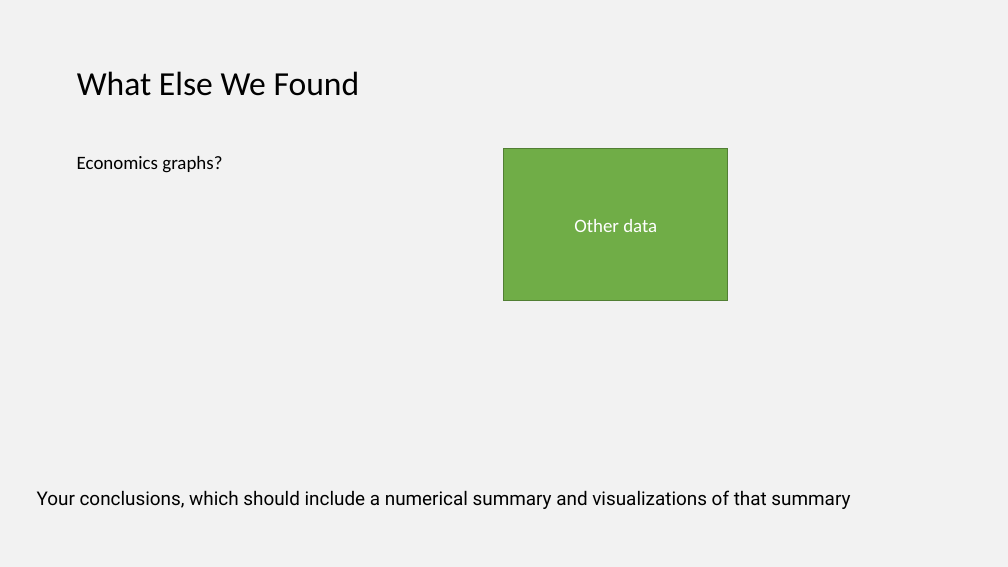
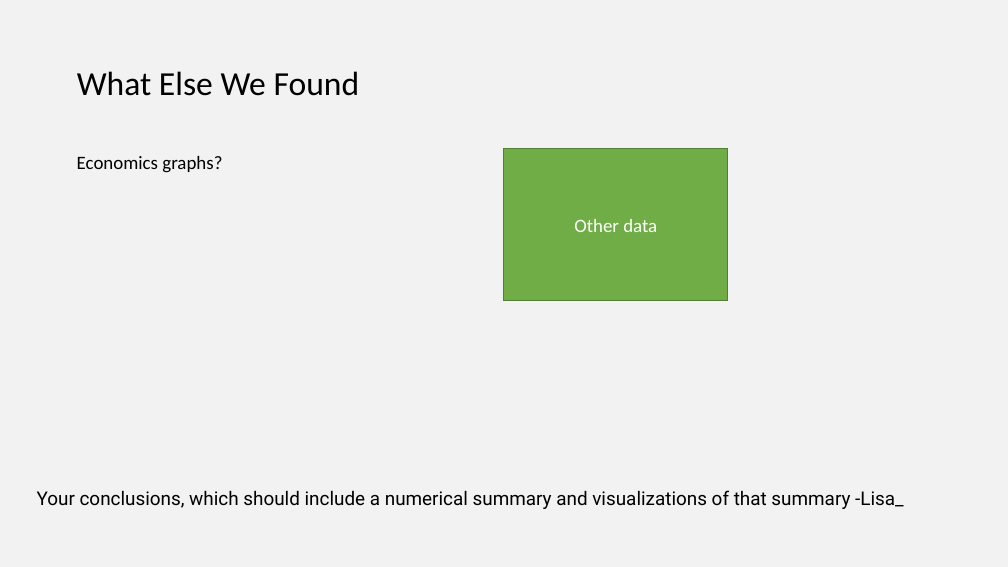
Before and after one commit to saronraut/Human-Trafficking-Awareness, a slide deck: slide 7 of Human Trafficking.pptx. Drawn at 1008x567 pixels with LibreOffice and Linux fonts; fonts in the diff are those of the drawing. Boxes give left, top, right and bottom in pixels: in the first picture for what was removed or moved away, otherwise in the second. Text is boxed around its words. In the diff, an @@ line names an element or a change of style, - is before the commit and + after.

```diff
--- a/Human Trafficking.pptx
+++ b/Human Trafficking.pptx
@@ text at (37,490,904,509): text changed @@
-Your conclusions, which should include a numerical summary and visualizations of that summary
+Your conclusions, which should include a numerical summary and visualizations of that summary -Lisa_
```
Also in this commit, not shown: 6 other slides changed, 9 other files.
